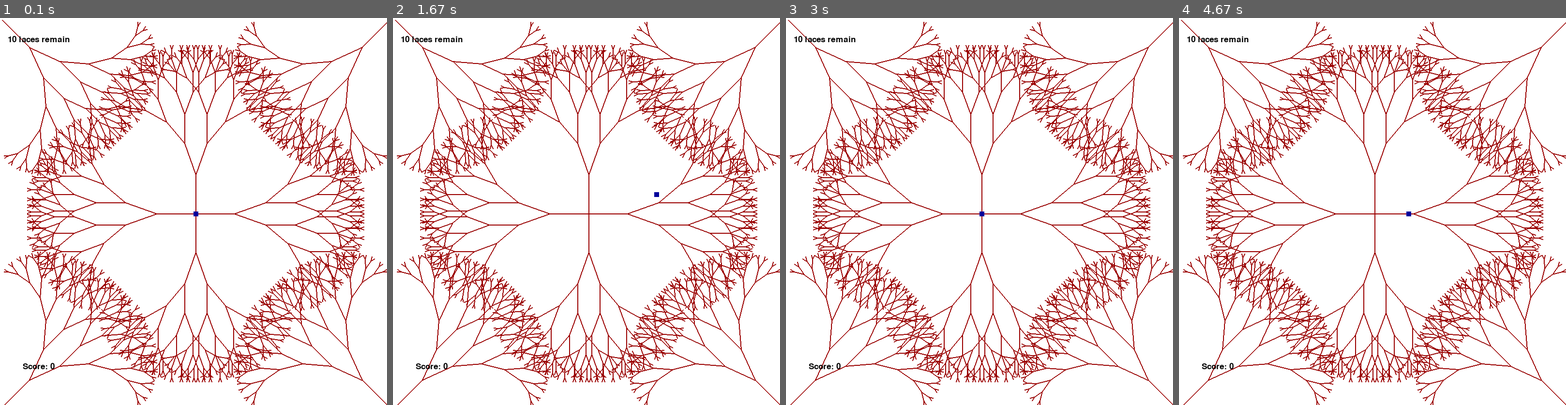
Above: before the commit, frames 1-4 (left to right).
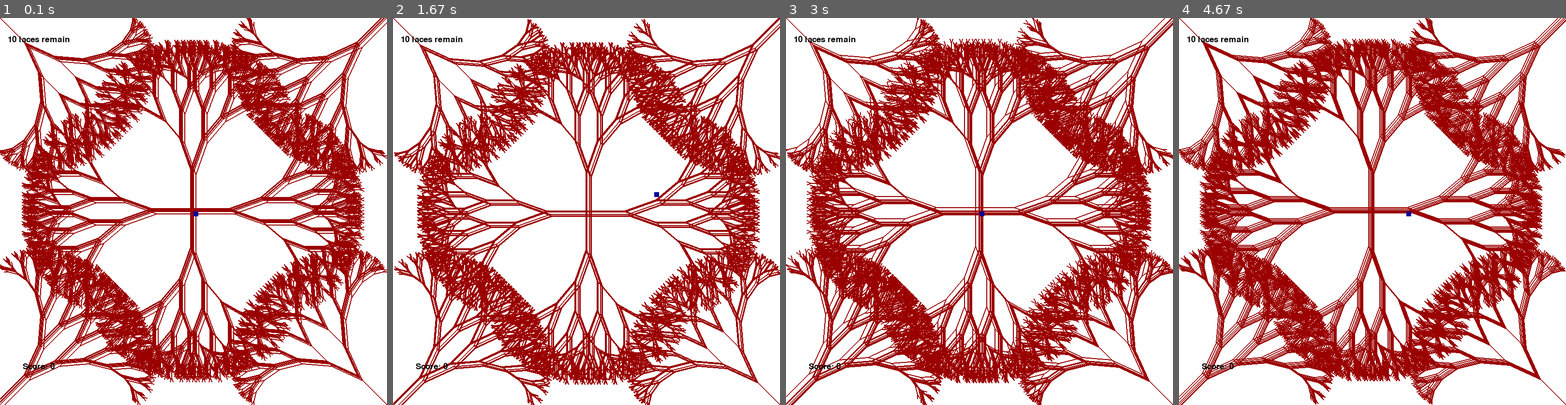
Above: after the commit, the same moments.

Repository: Andrew-Pynch/neuralink-bot
Game: pygame game, started from surgery_game.py
Same seed, same stepped clock (60 frames per second), same inputs: the game is played once before the commit and once after it.
Inputs:
- Up to frame 1 (0.1 s): no input
- Up to frame 2 (1.67 s): hold Right 0.33-0.8 s; hold Up 0.83-1.13 s; hold Right 1.17-1.63 s
- Up to frame 3 (3 s): hold Left 1.67-2.2 s; hold Down 2.23-2.53 s; hold Left 2.57-2.97 s
- Up to frame 4 (4.67 s): hold Up 3-3.37 s; hold Right 3.4-4.03 s; hold Down 4.07-4.43 s; hold Left from 4.47 s (still down)

The runs differ from the first frame. In frame 1, 23% of the frame differs, in the area x 0-100%, y 0-100%; in frame 2, 26%; in frame 3, 25%; in frame 4, 31%.

Commit message:
animated "vessels"

Diff:
--- /dev/null
+++ b/pygame_examples/animation.py
@@ -0,0 +1,33 @@
+import pygame
+import sys
+from pygame.locals import *
+
+# Colors
+RED = (255, 0, 0)
+GREEN = (0, 255, 0)
+WHITE = (255, 255, 255)
+
+FPS = 30
+
+xpos = 250
+ypos = 250
+
+pygame.init()
+DISPLAY_WIDTH = 300
+DISPLAY_HEIGHT = 300
+DISPLAY = pygame.display.set_mode((DISPLAY_WIDTH, DISPLAY_HEIGHT))
+
+pygame.display.set_caption('Animate')
+
+while True:
+    DISPLAY.fill(WHITE)
+    # Draw Rectangle
+    box = 10
+    pygame.draw.rect(DISPLAY, RED, (xpos, ypos, box, box))
+
+    for event in pygame.event.get():
+        if event.type == QUIT:
+            pygame.quit()
+            sys.exit()
+
+    pygame.display.update()
--- a/surgery_game.py
+++ b/surgery_game.py
@@ -64,19 +64,20 @@
     return vessel_list
 
 
-def render_vessels(vessel_length, vessel_list, pulse):
+def render_vessels(vessel_length, vessel_list, pulse=0, degree=90):
     """RENDER ALL THE VESSELS"""
+
     ### CENTRAL VEINS ###
-    vessel_fractal(display_width/2+pulse, display_height/2+pulse, -90, vessel_length, vessel_list)
-    vessel_fractal(display_width/2+pulse, display_height/2+pulse, 0, vessel_length, vessel_list)
-    vessel_fractal(display_width/2+pulse, display_height/2+pulse, 90, vessel_length, vessel_list)
-    vessel_fractal(display_width/2+pulse, display_height/2+pulse, 180, vessel_length, vessel_list)
+    vessel_fractal(display_width/2+pulse, display_height/2+pulse, -degree, vessel_length, vessel_list)
+    vessel_fractal(display_width/2+pulse, display_height/2+pulse, 90-degree, vessel_length, vessel_list)
+    vessel_fractal(display_width/2+pulse, display_height/2+pulse, degree, vessel_length, vessel_list)
+    vessel_fractal(display_width/2+pulse, display_height/2+pulse, degree+90, vessel_length, vessel_list)
 
     ### OUTER VEINS POINTING INWARDS ###
-    vessel_fractal(0+pulse, 0+pulse, 45, vessel_length, vessel_list)
-    vessel_fractal(display_width+pulse, 0+pulse, -225, vessel_length, vessel_list)
-    vessel_fractal(0+pulse, display_height+pulse, -45, vessel_length, vessel_list)
-    vessel_fractal(display_width+pulse, display_height+pulse, 225, vessel_length, vessel_list)
+    vessel_fractal(0+pulse, 0+pulse, degree-45, vessel_length, vessel_list)
+    vessel_fractal(display_width+pulse, 0+pulse, degree-315, vessel_length, vessel_list)
+    vessel_fractal(0+pulse, display_height+pulse, degree-135, vessel_length, vessel_list)
+    vessel_fractal(display_width+pulse, display_height+pulse, degree+135, vessel_length, vessel_list)
 
 
 def render_lace(x, y, lace_list):
@@ -263,12 +264,12 @@
 
         """RENDER ALL THE VESSELS"""
         vessel_length = 8
-        pulse = 5
-        if pulse != 0:
-            pulse -= 1
-        else:
-            pulse = 5
-        render_vessels(vessel_length, vessel_list, pulse)
+        pulse = 15
+        for i in range(FPS // 2):
+            random_scalar = random.randint(-10, 10)
+            render_vessels(vessel_length, vessel_list, random_scalar)
+
+
 
 
         """### RENDER ALL THE LACES ###"""
